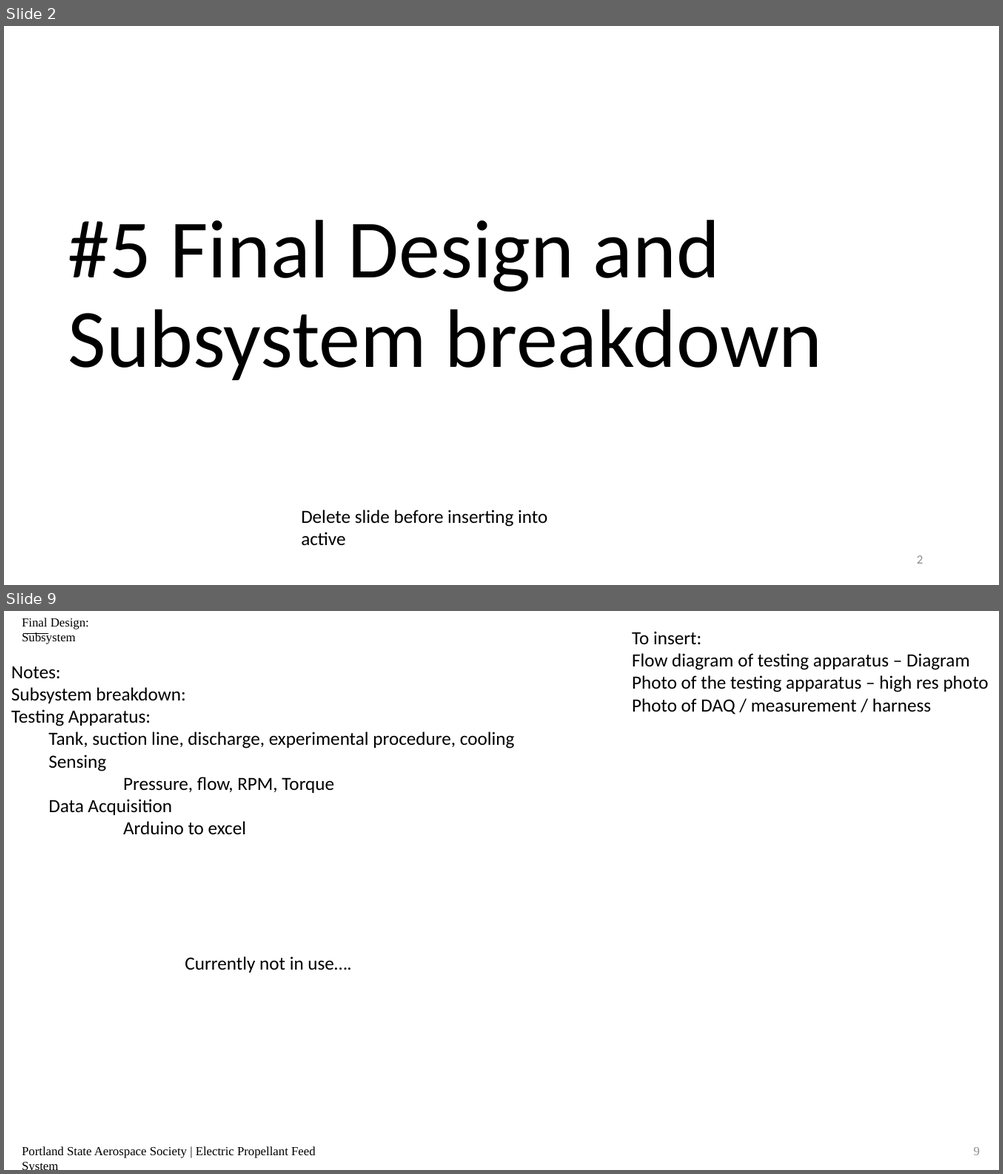
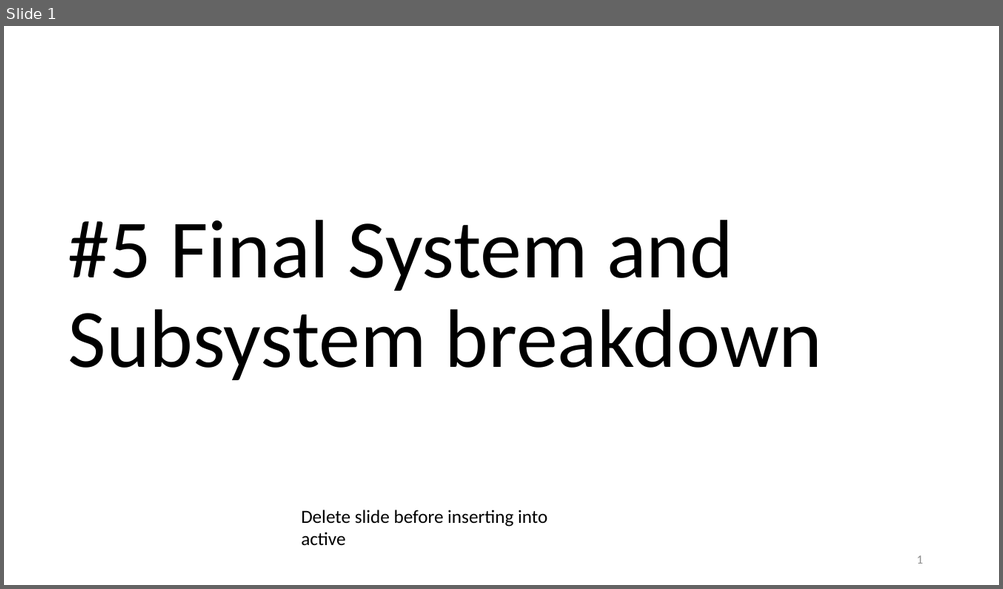
Before and after one commit to psas/electric-feed-system-prototype, a slide deck: Docs/Presentations/Slides/#5 design and subsystems.pptx. Shown one above the other, each under a label of ours: slides 2 and 9 before the commit, slide 1 after it; the slides between them are not shown. The pictures are 1003x1174 and 1003x589 pixels, drawn with LibreOffice and Linux fonts; fonts in the diff are those of the drawing. Boxes give left, top, right and bottom in pixels: in the first picture for what was removed or moved away, otherwise in the second. Text is boxed around its words. In the diff, an @@ line names an element or a change of style, - is before the commit and + after.

```diff
--- a/Docs/Presentations/Slides/#5 design and subsystems.pptx
+++ b/Docs/Presentations/Slides/#5 design and subsystems.pptx
@@ slide 9 removed at [4, 611, 999, 1170], background #FFFFFF @@
@@ text removed at [22, 618, 89, 644] @@
-Final Design: Subsystem
@@ text removed at [632, 631, 988, 715] @@
-To insert:
-Flow diagram of testing apparatus – Diagram
-Photo of the testing apparatus – high res photo
-Photo of DAQ / measurement / harness
@@ line removed from (23, 633) to (48, 633) @@
@@ text removed at [11, 666, 515, 834] @@
-Notes:
-Subsystem breakdown:
-Testing Apparatus:
-  Tank, suction line, discharge, experimental procedure, cooling
-  Sensing
-  Pressure, flow, RPM, Torque
-  Data Acquisition
-  Arduino to excel
@@ text removed at [185, 957, 351, 973] @@
-Currently not in use….
@@ text removed at [22, 1147, 316, 1159] @@
-Portland State Aerospace Society | Electric Propellant Feed System
@@ page number removed at [973, 1147, 979, 1156] @@
-9
@@ what was slide 2 is now slide 1 @@
@@ slide 1 changed as well @@
@@ title at [68, 220, 822, 380]: text changed @@
-#5 Final Design and Subsystem breakdown
+#5 Final System and Subsystem breakdown
@@ page number at [916, 556, 922, 564]: text changed @@
-2
+1
```
Also in this commit, not shown: 4 slides added, 7 other slides removed.
